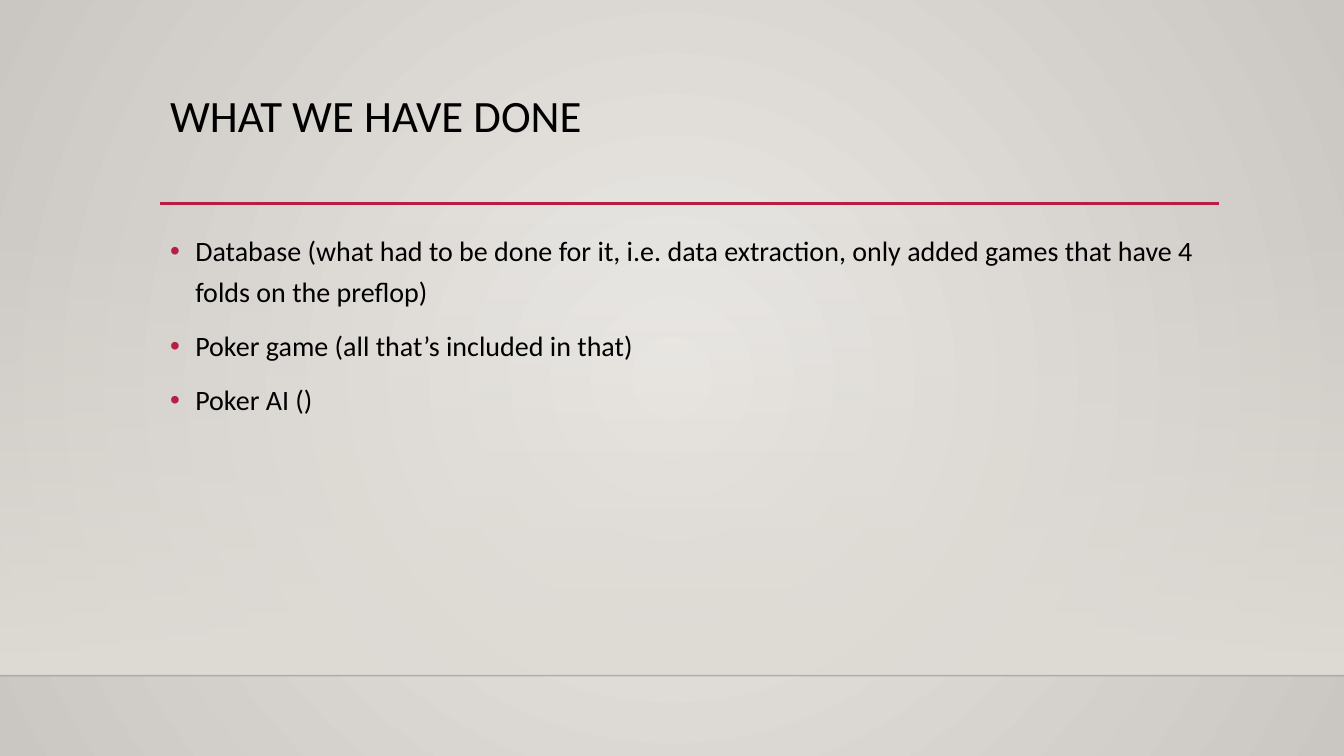
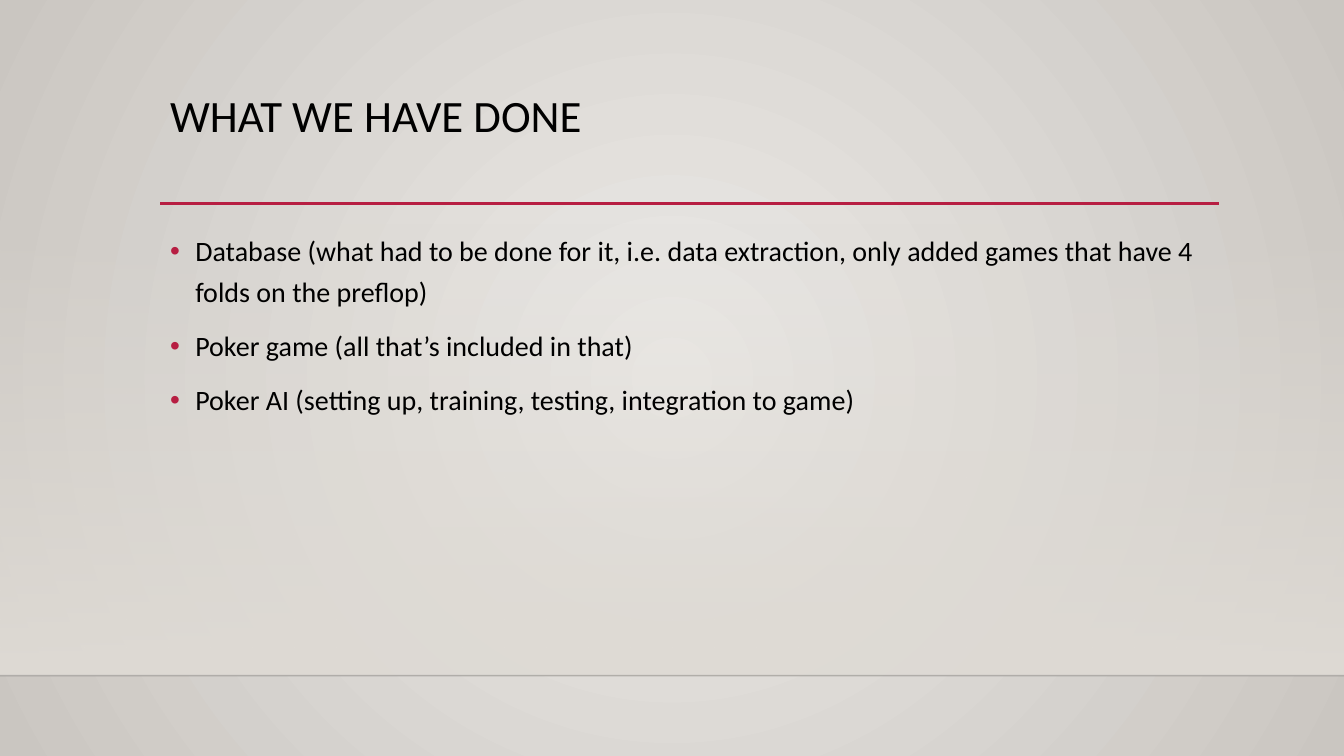
Before and after one commit to Tilley02/Poker-AI, a slide deck: slide 2 of powerpoint/poker ai presentation.pptx. Drawn at 1344x756 pixels with LibreOffice and Linux fonts; fonts in the diff are those of the drawing; background and template pictures are left out. Boxes give left, top, right and bottom in pixels: in the first picture for what was removed or moved away, otherwise in the second. Text is boxed around its words. In the diff, an @@ line names an element or a change of style, - is before the commit and + after.

```diff
--- a/powerpoint/poker ai presentation.pptx
+++ b/powerpoint/poker ai presentation.pptx
@@ text at <box>195,389,854,415</box>: text changed @@
-• Poker AI ()
+• Poker AI (setting up, training, testing, integration to game)
```
Also in this commit, not shown: 3 other slides changed, 1 slide added, 1 slide removed, 1 other file.
